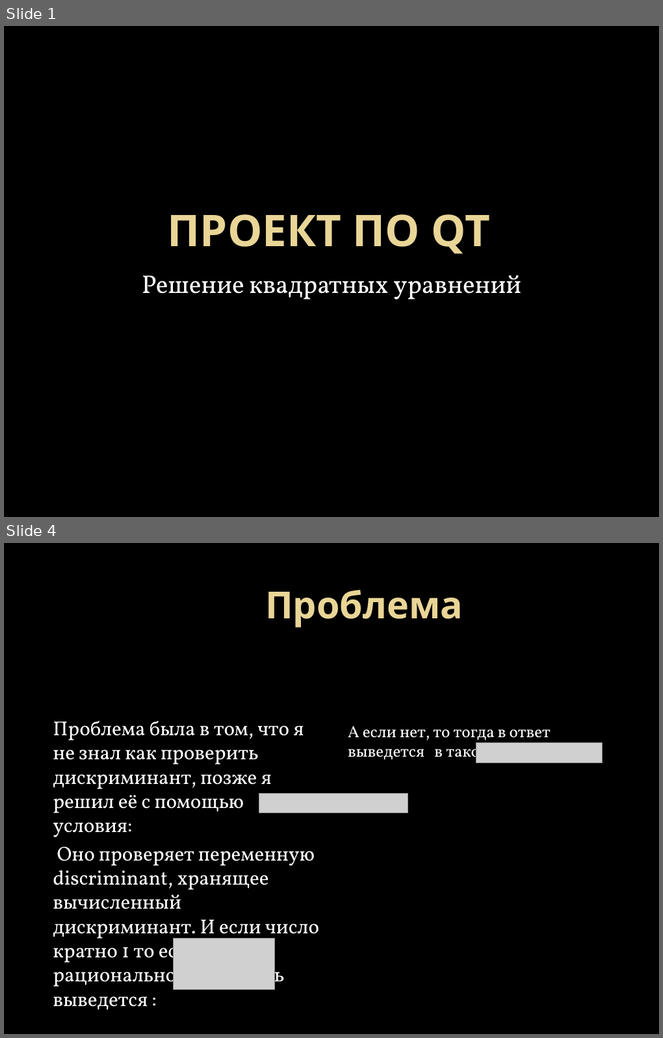
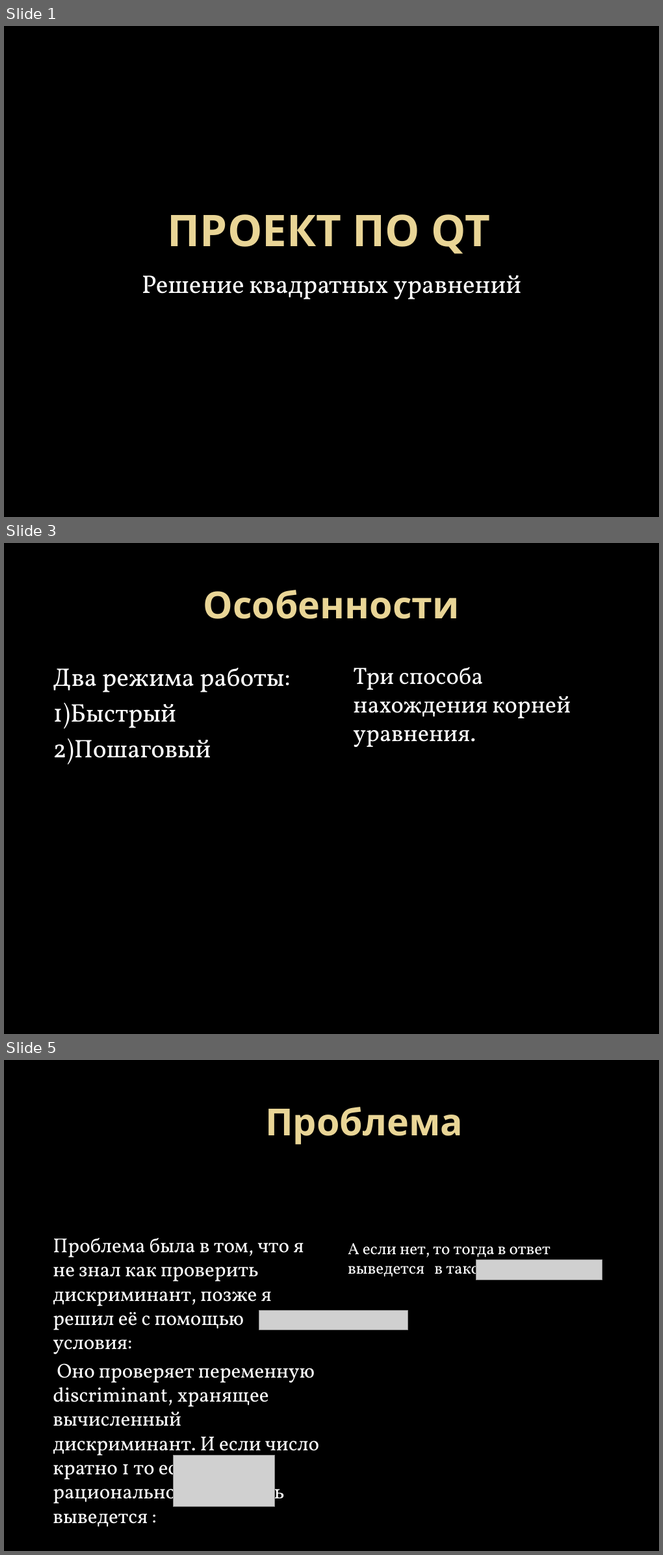
Before and after one commit to Misantrhope/Solutio-aequationem-quadraticam, a slide deck: Текст,презентация/Презентация.pptx. Shown one above the other, each under a label of ours: slides 1 and 4 before the commit, slides 1, 3 and 5 after it; the slides between them are not shown. The pictures are 663x1038 and 663x1555 pixels, drawn with LibreOffice and Linux fonts; fonts in the diff are those of the drawing; grey boxes stand for pictures; background and template pictures are left out. Boxes give left, top, right and bottom in pixels: in the first picture for what was removed or moved away, otherwise in the second. Text is boxed around its words. In the diff, an @@ line names an element or a change of style, - is before the commit and + after.

```diff
--- a/Текст,презентация/Презентация.pptx
+++ b/Текст,презентация/Презентация.pptx
@@ slide 3 added at (4,543,659,1034), background picture (left out) @@
@@ title added at (204,590,460,619), 41 pt, text gradient #EAD696 to #E7D081, bold @@
+Особенности
@@ text added at (53,668,291,765), 28 pt, text #FFFFFF @@
+Два режима работы:
+1)Быстрый
+2)Пошаговый
@@ text added at (353,667,571,747), 26 pt, text #FFFFFF @@
+Три способа нахождения корней уравнения.
@@ what was slide 4 is now slide 5 @@
```
Also in this commit, not shown: 3 other slides added, 2 slides removed, 3 other files.
